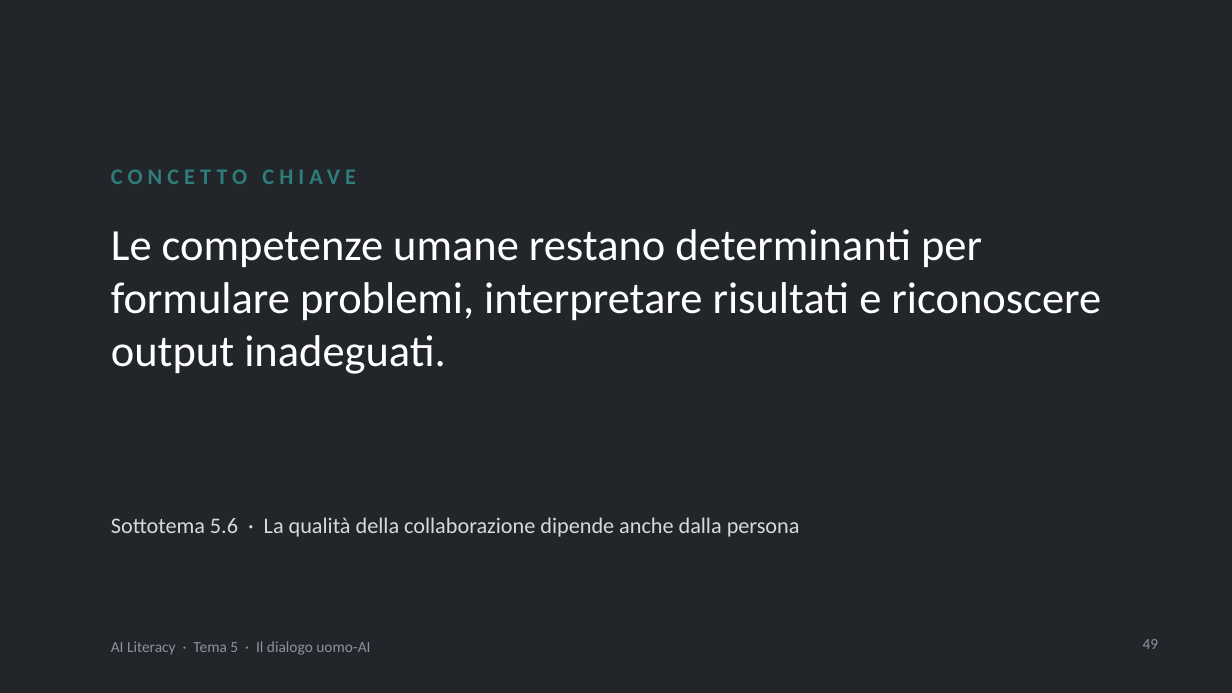
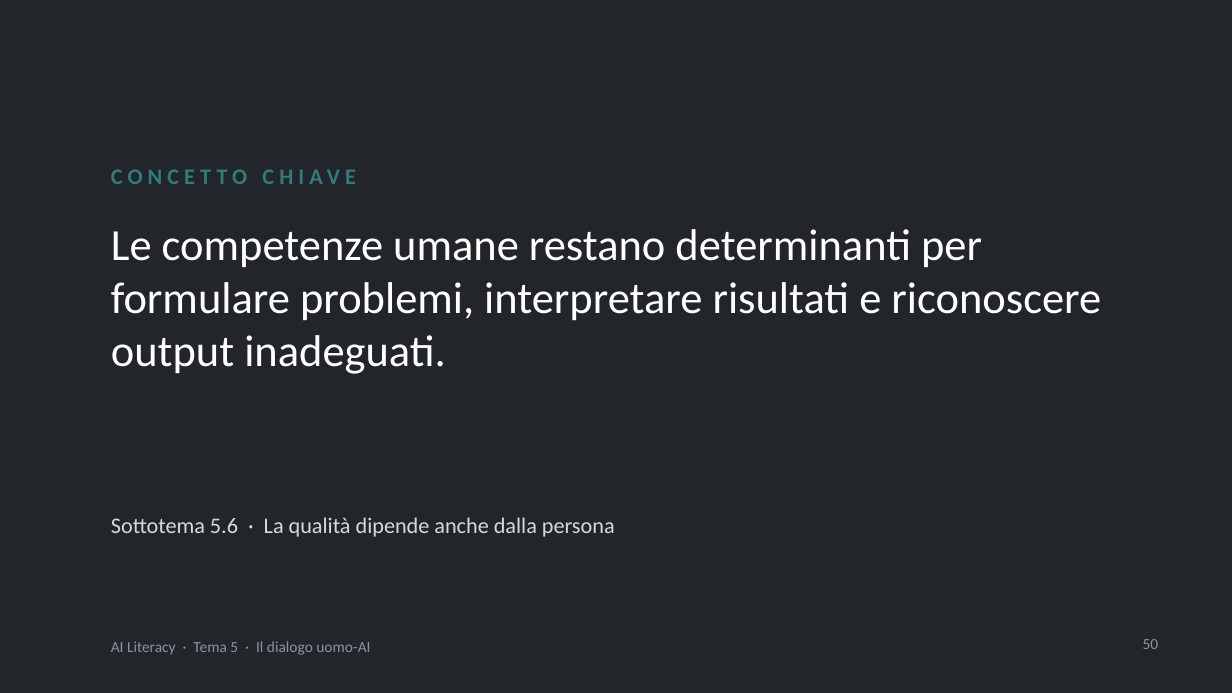
Before and after one commit to NetAi-IT/Formazione-AI-Literacy-Official, a slide deck: slide 50 of Base/Tema5_Dialogo_uomo_AI.pptx (slide 49 before the commit). Drawn at 1232x693 pixels with LibreOffice and Linux fonts; fonts in the diff are those of the drawing. Boxes give left, top, right and bottom in pixels: in the first picture for what was removed or moved away, otherwise in the second. Text is boxed around its words. In the diff, an @@ line names an element or a change of style, - is before the commit and + after.

```diff
--- a/Base/Tema5_Dialogo_uomo_AI.pptx
+++ b/Base/Tema5_Dialogo_uomo_AI.pptx
@@ text at [111,517,615,537]: text changed @@
-Sottotema 5.6 · La qualità della collaborazione dipende anche dalla persona
+Sottotema 5.6 · La qualità dipende anche dalla persona
@@ page number at [1143,639,1159,649]: text changed @@
-49
+50
```
Also in this commit, not shown: 6 other slides changed, 2 slides added, 5 other files.
